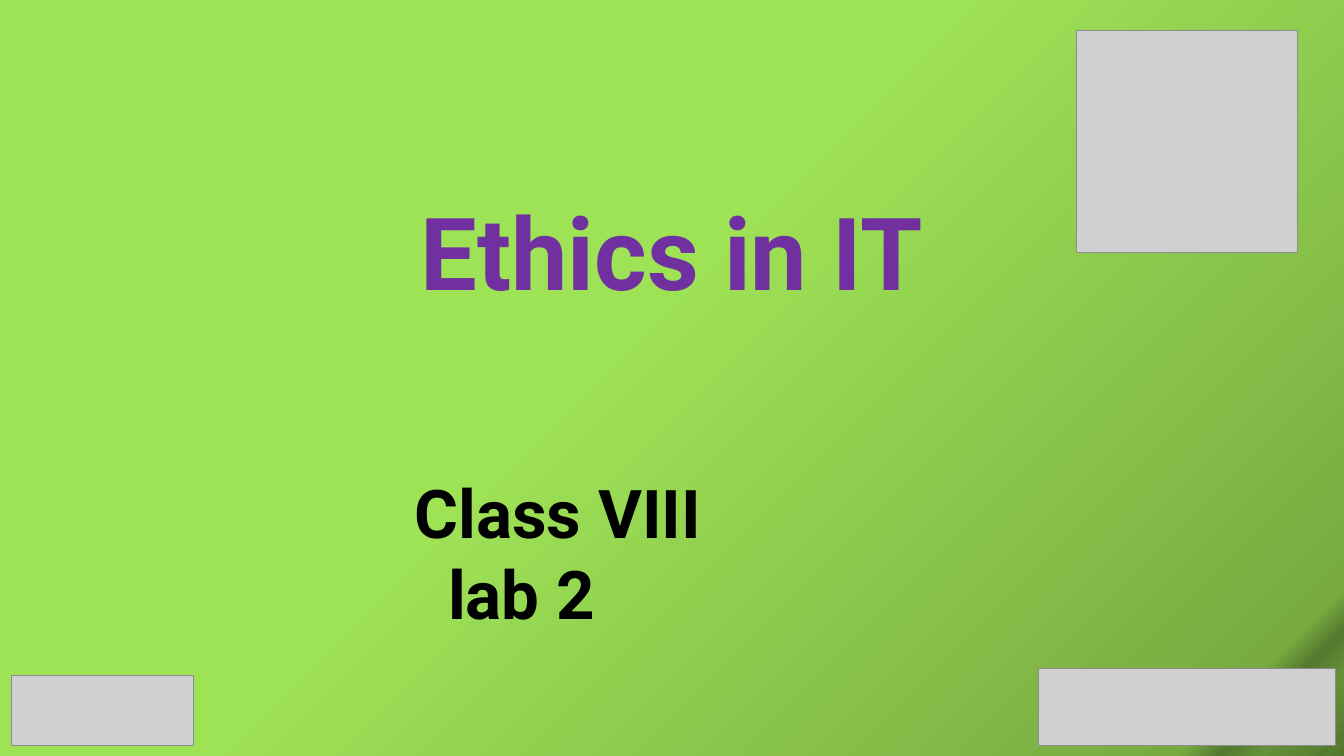
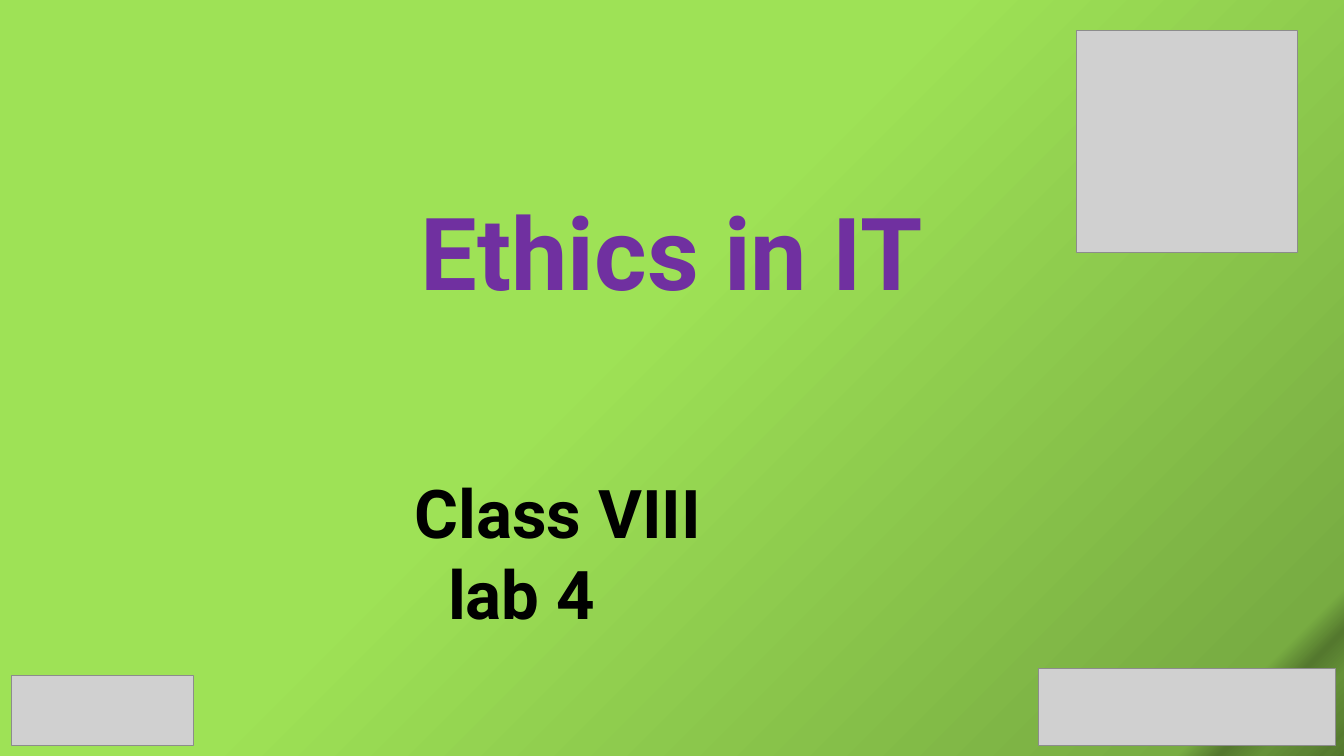
Before and after one commit to SabitDeepto/IIDP, a slide deck: slide 1 of class 8/4.Ethics in IT/2. Presentation/Ethics 4.pptx. Drawn at 1344x756 pixels with LibreOffice and Linux fonts; fonts in the diff are those of the drawing; grey boxes stand for pictures. Boxes give left, top, right and bottom in pixels: in the first picture for what was removed or moved away, otherwise in the second. Text is boxed around its words. In the diff, an @@ line names an element or a change of style, - is before the commit and + after.

```diff
--- a/class 8/4.Ethics in IT/2. Presentation/Ethics 4.pptx
+++ b/class 8/4.Ethics in IT/2. Presentation/Ethics 4.pptx
@@ text at (448, 568, 594, 620): text changed @@
-lab 2
+lab 4
```
Also in this commit, not shown: 6 slides added, 6 slides removed, 7 other files.
